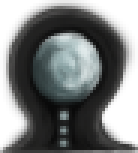
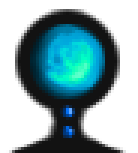
Layer changes from the first 138×153 image to the second:
removed layer "Layer 1 copy 2" over left=0, top=0, right=138, bottom=153
removed layer "Layer 1" over left=0, top=0, right=138, bottom=153
added layer "blue_on" above "blue_off" over left=30, top=24, right=105, bottom=99
added layer "blue_deco" above "Ebene 2 Kopie" over left=60, top=105, right=78, bottom=138
added layer "Ebene 2 Kopie" over left=6, top=9, right=129, bottom=153
